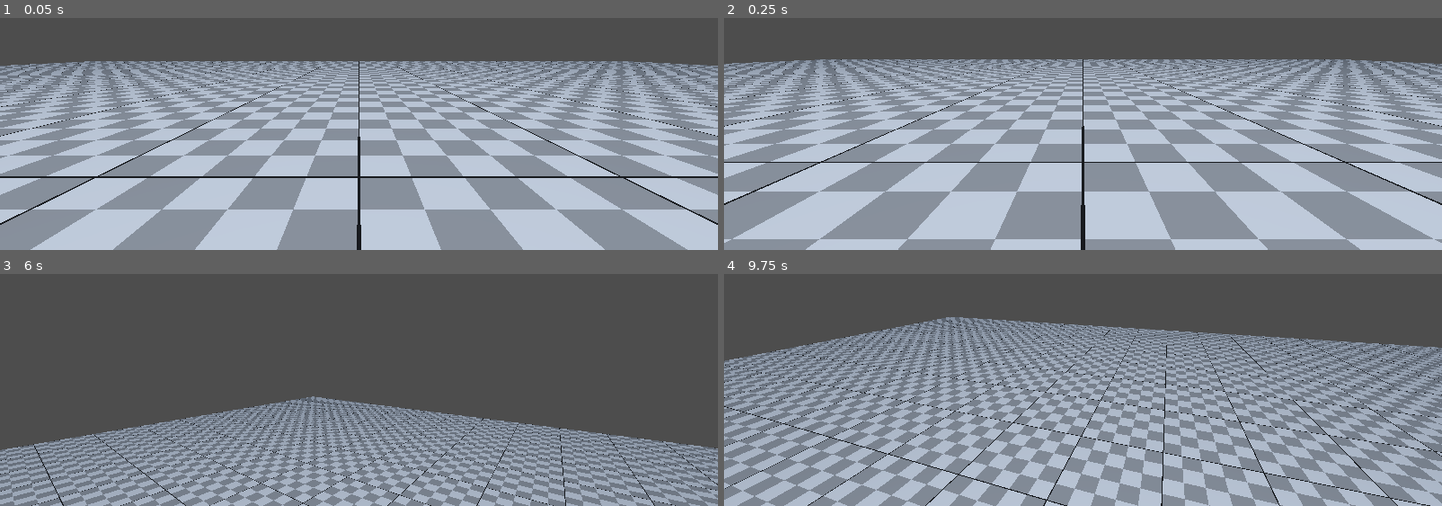
Above: before the commit, frames 1-4 (two rows, left to right).
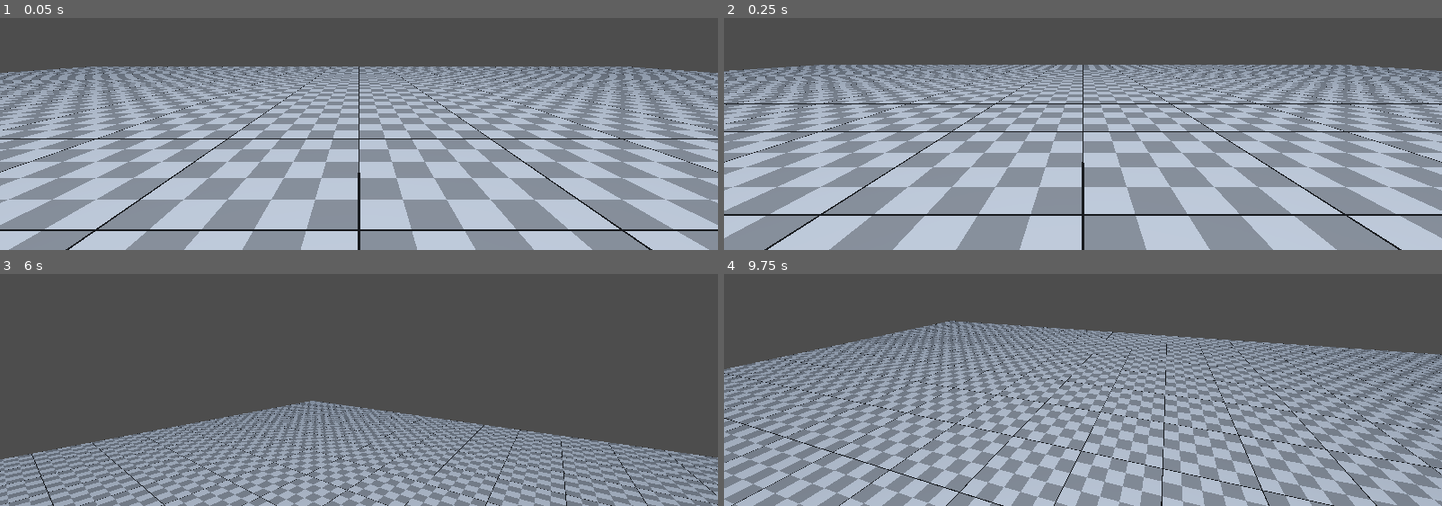
Above: after the commit, the same moments.

Repository: Aaron-Massey/untitledMazeGame
Game: Godot game, scene res://main.tscn
Same seed, same stepped clock (60 frames per second), same inputs: the game is played once before the commit and once after it.
Inputs (mouse positions are in pixels of both pictures, inside the frame that each line leads up to):
- Up to frame 1 (0.05 s): no input
- Up to frame 2 (0.25 s): no input
- Up to frame 3 (6 s): move the mouse to (394, 301) at 0.52 s; hold W (move_up) 0.53-5.78 s; click (394, 301) at 0.6 s; tap Space (jump) at 0.77, 1.52, 3.02, 3.77, 4.52 s; move the mouse to (323, 306) at 1.27 s; tap Shift (move_sprint) every 1.5 s from 1.35 to 5.85 s; move the mouse to (373, 297) at 2.02 s; click (373, 297) at 2.1 s; move the mouse to (351, 311) at 2.77 s; move the mouse to (409, 308) at 3.52 s; click (409, 308) at 3.6 s; move the mouse to (301, 299) at 4.27 s; tap Enter at 5 s; move the mouse to (366, 304) at 5.02 s; click (366, 304) at 5.1 s; tap R (debug_reset) at 5.75 s; move the mouse to (330, 297) at 5.77 s; hold D (move_right) from 5.78 s (still down)
- Up to frame 4 (9.75 s): tap Space (jump) at 6.02, 6.77, 7.52, 9.02 s; move the mouse to (1118, 301) at 6.52 s; release D (move_right) at 6.53 s; hold W (move_up) 6.53-8.78 s; click (1118, 301) at 6.6 s; move the mouse to (1047, 306) at 7.27 s; tap Shift (move_sprint) at 7.35, 8.85 s; move the mouse to (1097, 297) at 8.02 s; click (1097, 297) at 8.1 s; move the mouse to (1075, 311) at 8.77 s; hold A (move_left) 8.78-9.53 s; tap R (debug_reset) at 9.5 s; move the mouse to (1133, 308) at 9.52 s; hold W (move_up) from 9.53 s (still down); click (1133, 308) at 9.6 s

The runs differ from the first frame. In frame 1, 43% of the frame differs, in the area x 0-100%, y 18-100%; in frame 2, 43%, in the area x 0-100%, y 17-100%; in frame 3, 21%; in frame 4, 40%.

Commit message:
changed characters root to feet

Diff:
--- a/assets/playerCharacter/Character.tscn
+++ b/assets/playerCharacter/Character.tscn
@@ -12,9 +12,11 @@
 script = ExtResource("1_bli80")
 
 [node name="CollisionShape3D" type="CollisionShape3D" parent="." unique_id=1377346651]
+transform = Transform3D(1, 0, 0, 0, 1, 0, 0, 0, 1, 0, 1, 0)
 shape = SubResource("CapsuleShape3D_to3e8")
 
 [node name="MeshInstance3D" type="MeshInstance3D" parent="." unique_id=2124359531]
+transform = Transform3D(1, 0, 0, 0, 1, 0, 0, 0, 1, 0, 1, 0)
 mesh = SubResource("CapsuleMesh_to3e8")
 skin = SubResource("Skin_bli80")
 
@@ -22,5 +24,6 @@
 transform = Transform3D(1, 0, 0, 0, 1, 0, 0, 0, 1, 0, 0.5, 0)
 
 [node name="Camera3D" type="Camera3D" parent="Neck" unique_id=1477866470]
+transform = Transform3D(1, 0, 0, 0, 1, 0, 0, 0, 1, 0, 1, 0)
 visibility_parent = NodePath("../../MeshInstance3D")
 cull_mask = 1048573
